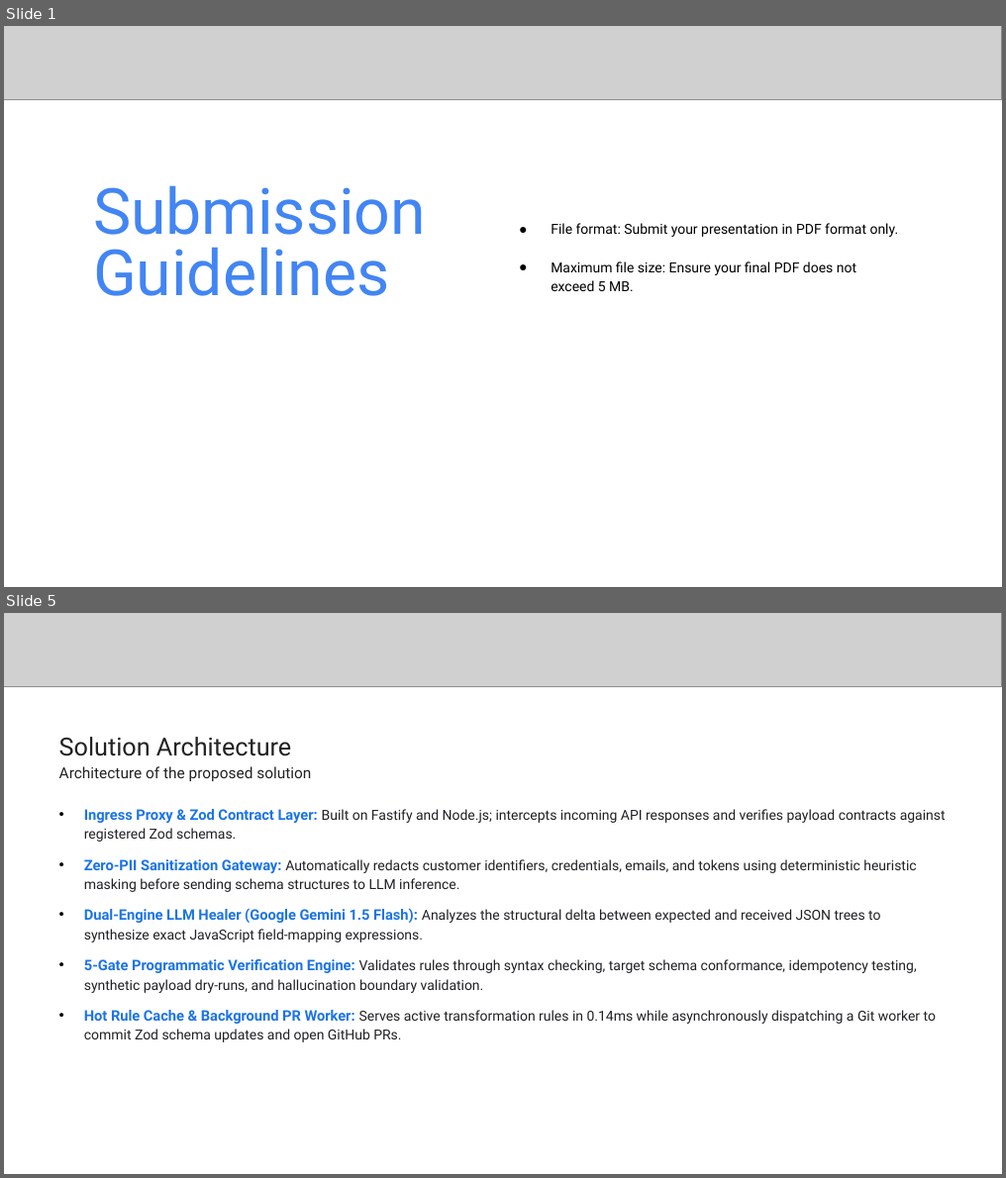
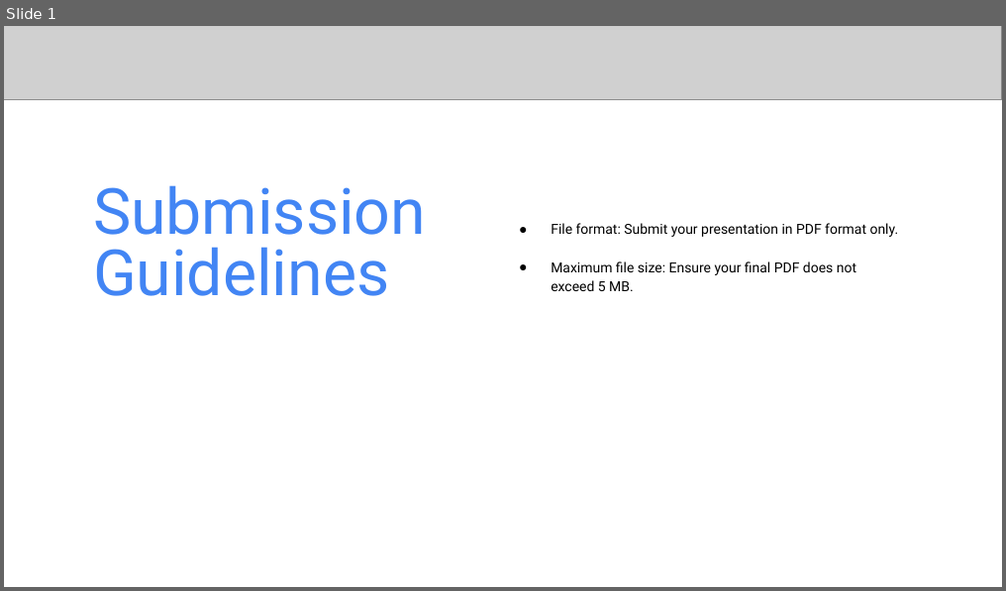
Before and after one commit to Asqi06/Buildathon, a slide deck: Startup_Buildathon_Coders_of_Bharat_AutoPatch.pptx. Shown one above the other, each under a label of ours: slides 1 and 5 before the commit, slide 1 after it; the slides between them are not shown. The pictures are 1006x1178 and 1006x591 pixels, drawn with LibreOffice and Linux fonts; fonts in the diff are those of the drawing; grey boxes stand for pictures. Boxes give left, top, right and bottom in pixels: in the first picture for what was removed or moved away, otherwise in the second. Text is boxed around its words. In the diff, an @@ line names an element or a change of style, - is before the commit and + after.

Commit message:
chore(deck): remove explicit % weights from UI and update pitch deck with clear explanations and live screenshots

```diff
--- a/Startup_Buildathon_Coders_of_Bharat_AutoPatch.pptx
+++ b/Startup_Buildathon_Coders_of_Bharat_AutoPatch.pptx
@@ slide 5 removed at (4, 613, 1002, 1174), background #FFFFFF @@
@@ picture removed at (4, 613, 1002, 687) @@
@@ text removed at (59, 737, 311, 781) @@
-Solution Architecture
-Architecture of the proposed solution
@@ text removed at (84, 809, 945, 1043) @@
-• Ingress Proxy & Zod Contract Layer: Built on Fastify and Node.js; intercepts incoming API responses and verifies payload contracts against registered Zod schemas.
-• Zero-PII Sanitization Gateway: Automatically redacts customer identifiers, credentials, emails, and tokens using deterministic heuristic masking before sending schema structures to LLM inference.
-• Dual-Engine LLM Healer (Google Gemini 1.5 Flash): Analyzes the structural delta between expected and received JSON trees to synthesize exact JavaScript field-mapping expressions.
-• 5-Gate Programmatic Verification Engine: Validates rules through syntax checking, target schema conformance, idempotency testing, synthetic payload dry-runs, and hallucination boundary validation.
-• Hot Rule Cache & Background PR Worker: Serves active transformation rules in 0.14ms while asynchronously dispatching a Git worker to commit Zod schema updates and open GitHub PRs.
```
Also in this commit, not shown: 7 slides added, 6 other slides removed, 4 other files.
